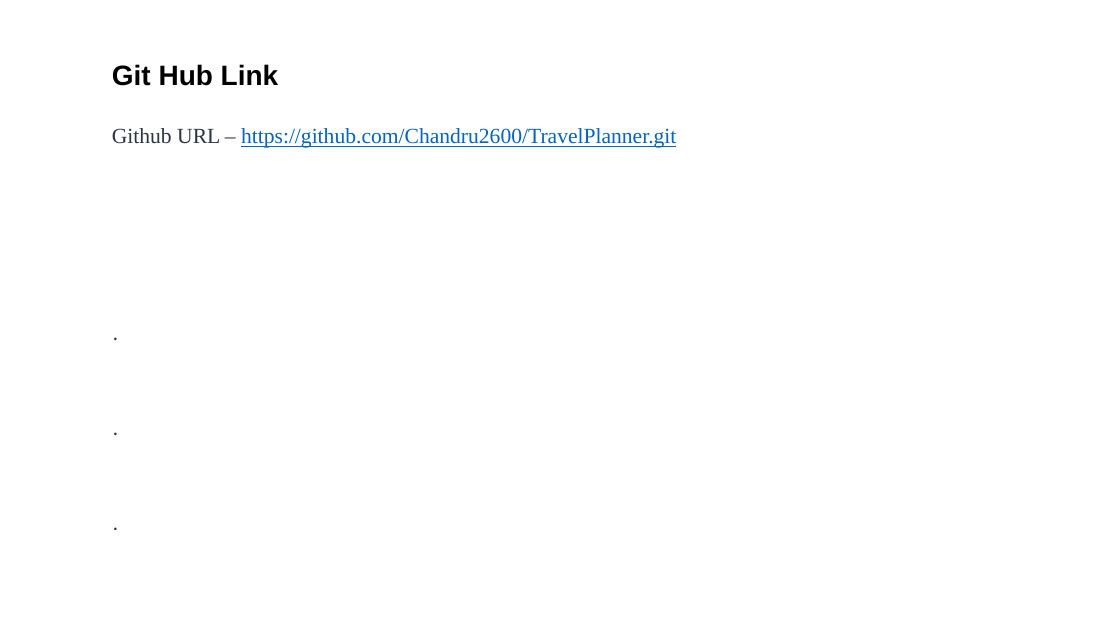
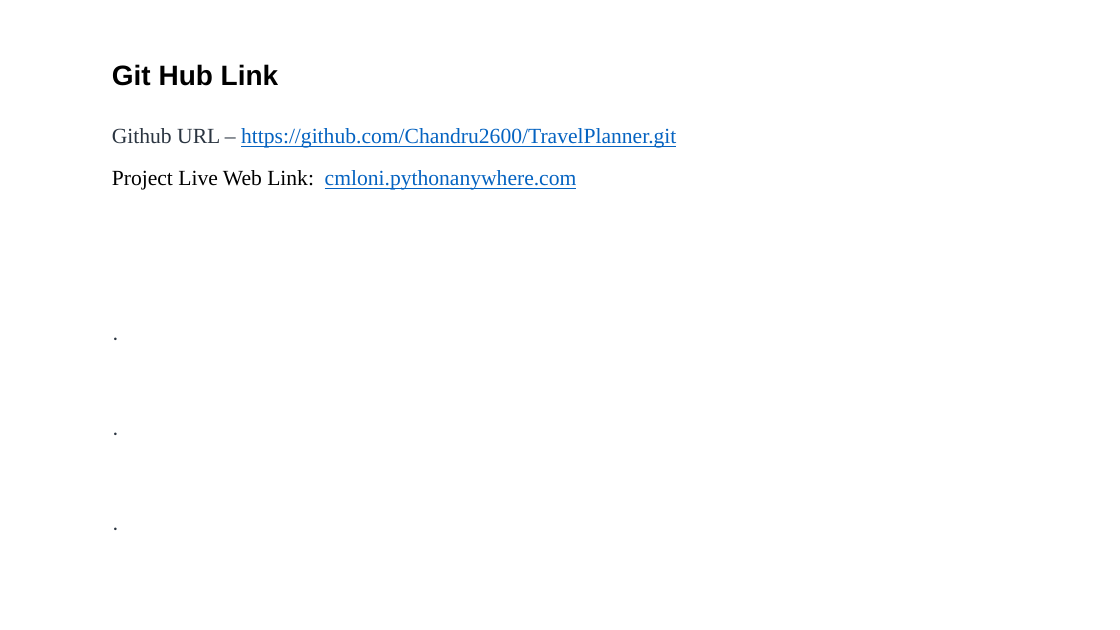
Before and after one commit to Chandru2600/yatrika, a slide deck: slide 12 of AICTE_Project EduentFoundation_IBMUniversityEngagement.pptx. Drawn at 1120x630 pixels with LibreOffice and Linux fonts; fonts in the diff are those of the drawing. Boxes give left, top, right and bottom in pixels: in the first picture for what was removed or moved away, otherwise in the second. Text is boxed around its words. In the diff, an @@ line names an element or a change of style, - is before the commit and + after.

Commit message:
Update PPT, add LIVE_LINK.md with live web link, update README

```diff
--- a/AICTE_Project EduentFoundation_IBMUniversityEngagement.pptx
+++ b/AICTE_Project EduentFoundation_IBMUniversityEngagement.pptx
@@ text at (112,170,577,190): paragraph added @@
+Project Live Web Link: cmloni.pythonanywhere.com
```
Also in this commit, not shown: 2 other files.
